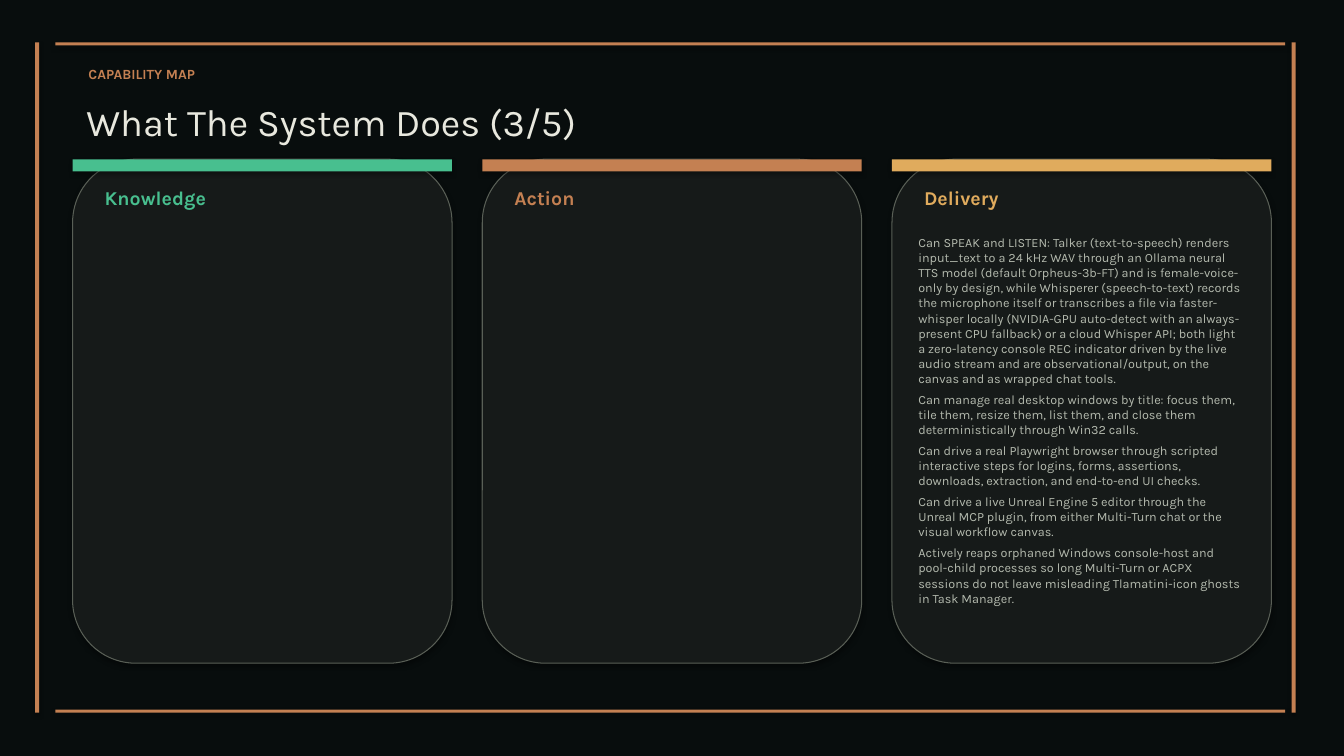
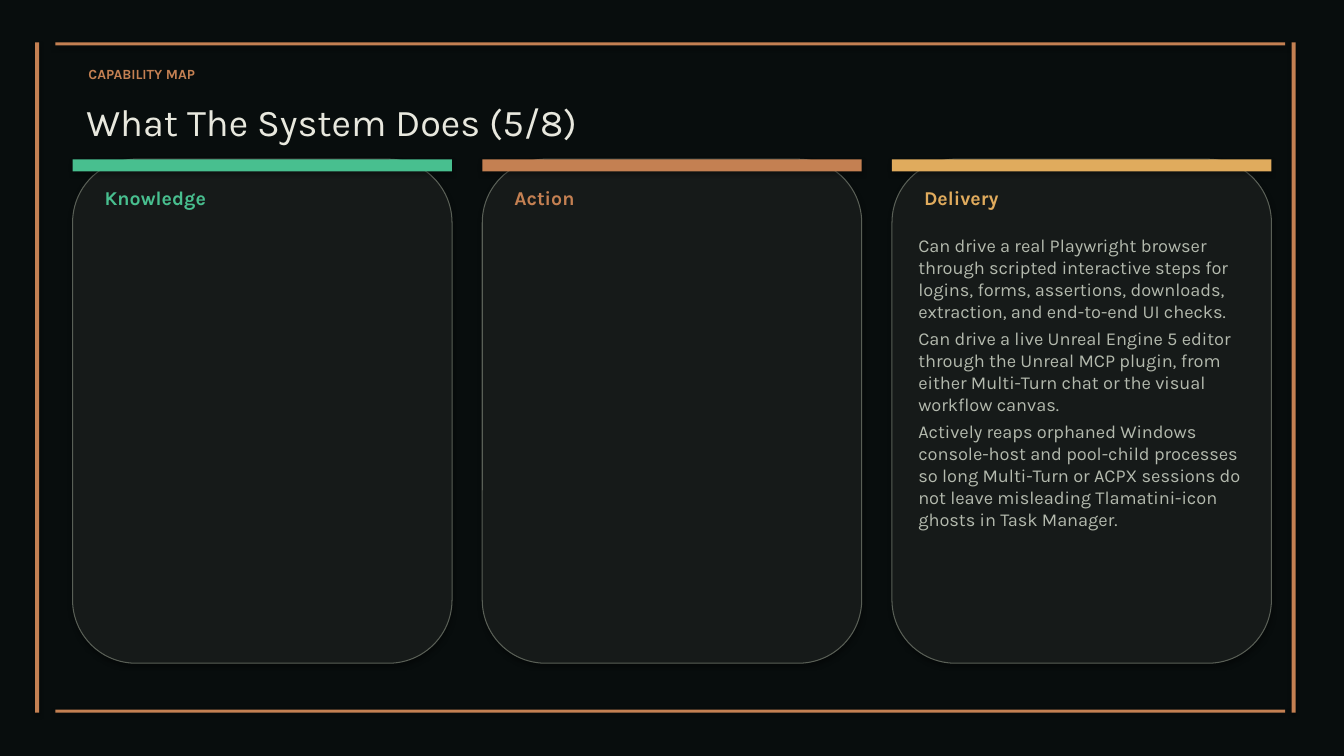
Before and after one commit to XAIHT/Tlamatini, a slide deck: slide 8 of Tlamatini_eXtended_Artificial_Intelligence_Humanly_Tempered.pptx (slide 6 before the commit). Drawn at 1344x756 pixels with LibreOffice and Linux fonts; fonts in the diff are those of the drawing. Boxes give left, top, right and bottom in pixels: in the first picture for what was removed or moved away, otherwise in the second. Text is boxed around its words. In the diff, an @@ line names an element or a change of style, - is before the commit and + after.

```diff
--- a/Tlamatini_eXtended_Artificial_Intelligence_Humanly_Tempered.pptx
+++ b/Tlamatini_eXtended_Artificial_Intelligence_Humanly_Tempered.pptx
@@ text at (x1=86, y1=108, x2=577, y2=146): text changed @@
-What The System Does (3/5)
+What The System Does (5/8)
@@ text "Can drive a real Playwright ..." at (x1=918, y1=239, x2=1241, y2=531): size 9 to 13 pt @@
@@ text at (x1=918, y1=238, x2=1240, y2=437): paragraphs removed @@
-Can SPEAK and LISTEN: Talker (text-to-speech) renders input_text to a 24 kHz WAV through an Ollama neural TTS model (default Orpheus-3b-FT) and is female-voice-only by design, while Whisperer (speech-to-text) records the microphone itself or transcribes a file via faster-whisper locally (NVIDIA-GPU auto-detect with an always-present CPU fallback) or a cloud Whisper API; both light a zero-latency console REC indicator driven by the live audio stream and are observational/output, on the canvas and as wrapped chat tools.
-Can manage real desktop windows by title: focus them, tile them, resize them, list them, and close them deterministically through Win32 calls.
```
Also in this commit, not shown: 27 other slides changed, 5 slides added, 1 slide removed, 7 other files.
